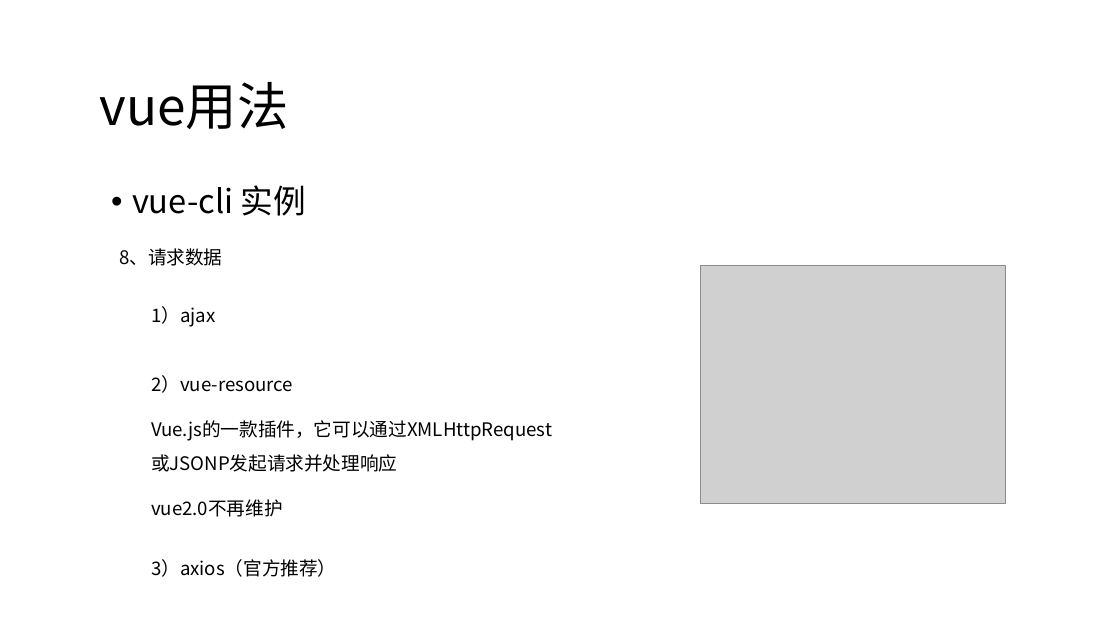
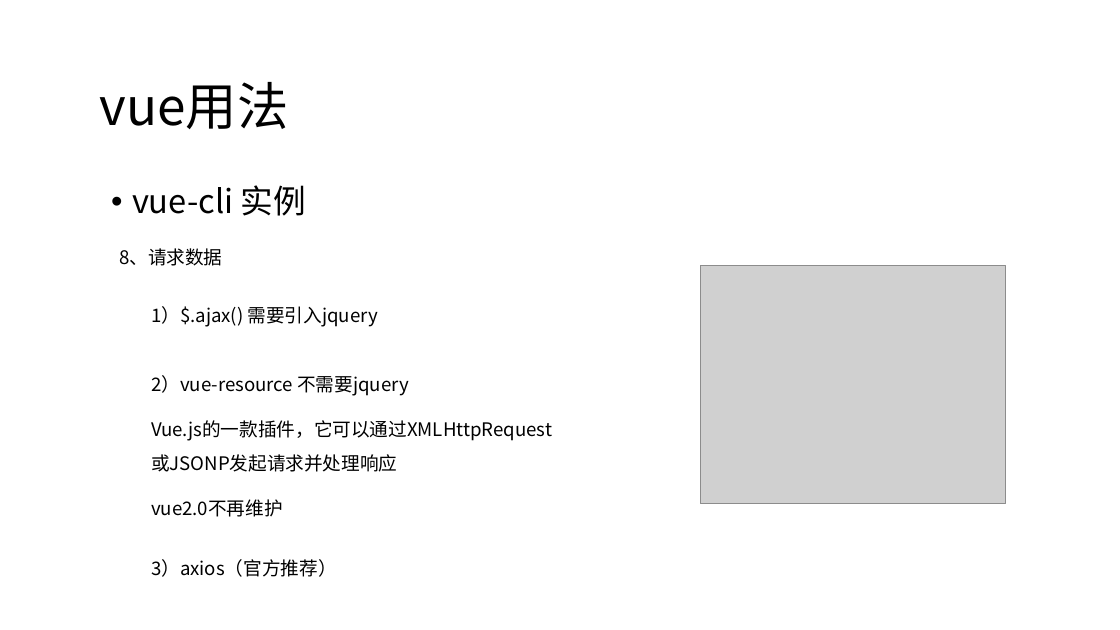
Before and after one commit to candisecandise/gitpractice, a slide deck: slide 34 of 前后端分离初探.pptx. Drawn at 1120x630 pixels with LibreOffice and Linux fonts; fonts in the diff are those of the drawing; grey boxes stand for pictures. Boxes give left, top, right and bottom in pixels: in the first picture for what was removed or moved away, otherwise in the second. Text is boxed around its words. In the diff, an @@ line names an element or a change of style, - is before the commit and + after.

```diff
--- a/前后端分离初探.pptx
+++ b/前后端分离初探.pptx
@@ text at (151,306,378,327): text changed @@
-1）ajax
+1）$.ajax() 需要引入jquery
@@ text at (151,375,409,396): text changed @@
-2）vue-resource
+2）vue-resource 不需要jquery
```
Also in this commit, not shown: 13 other slides changed.
